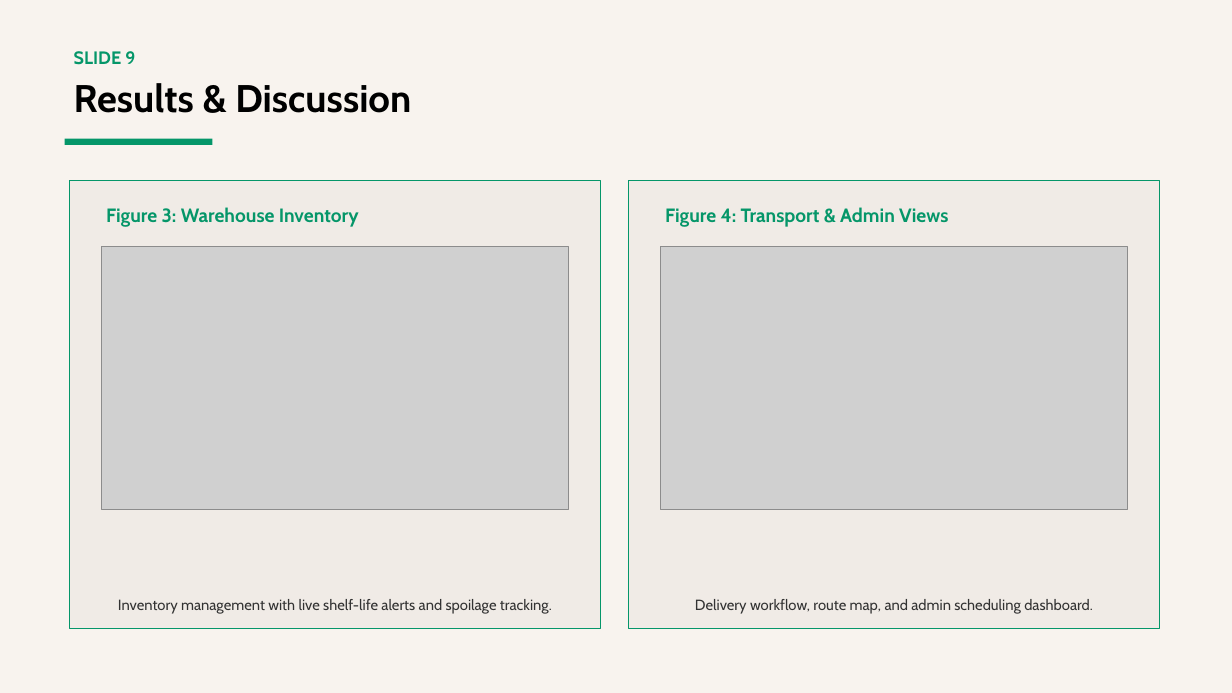
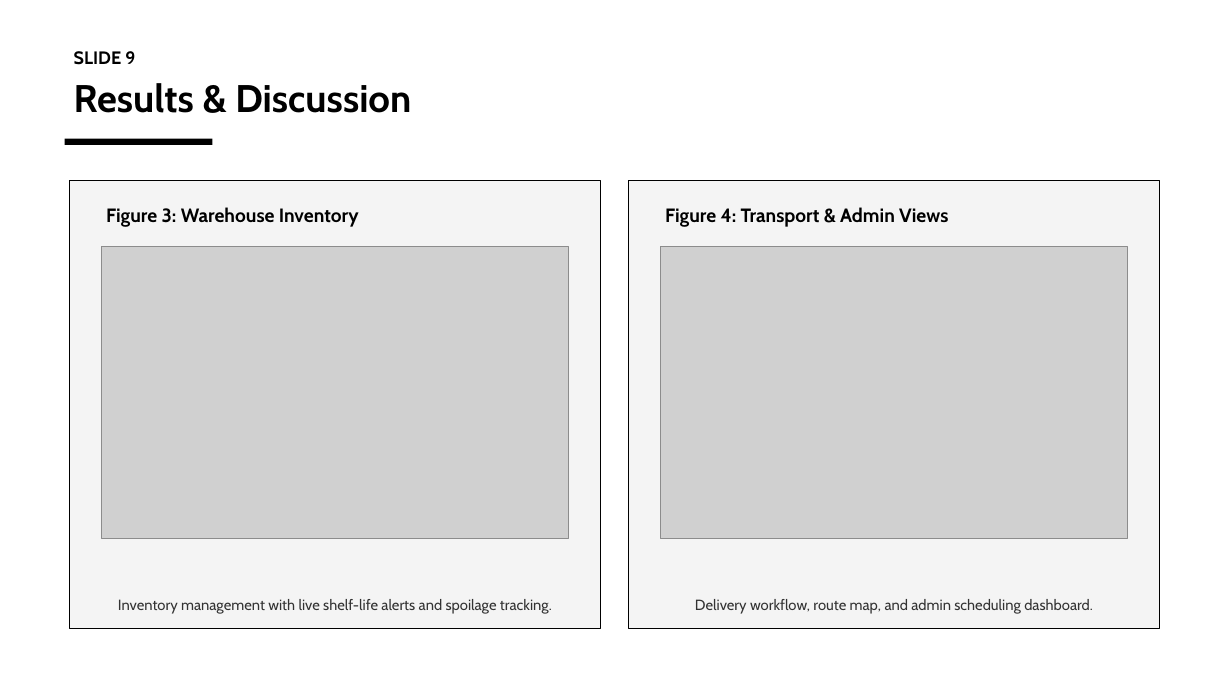
Before and after one commit to charlesfame33-web/IDS, a slide deck: slide 9 of AgriFlow_AI_Defence_Slides.pptx. Drawn at 1232x693 pixels with LibreOffice and Linux fonts; fonts in the diff are those of the drawing; grey boxes stand for pictures. Boxes give left, top, right and bottom in pixels: in the first picture for what was removed or moved away, otherwise in the second. Text is boxed around its words. In the diff, an @@ line names an element or a change of style, - is before the commit and + after.

Commit message:
Revert "feat: agriflow screenshots, plain + illustrated report and slides (warm cream/green theme)"
This reverts commit b0fa636db4dd0aa6fc2c715cab9d3381859b68fb.

```diff
--- a/AgriFlow_AI_Defence_Slides.pptx
+++ b/AgriFlow_AI_Defence_Slides.pptx
@@ background #F8F3EE to #FFFFFF @@
@@ rectangle at (65, 139, 213, 145): fill #059669 to #000000 @@
@@ rectangle at (69, 180, 601, 628): fill #F0EBE6 to #F4F4F4; outline #059669 1 pt to #000000 1 pt @@
@@ rectangle at (628, 180, 1160, 628): fill #F0EBE6 to #F4F4F4; outline #059669 1 pt to #000000 1 pt @@
@@ text colour #059669 to #000000 in 3 elements at (74, 51, 135, 65), (106, 207, 359, 227), (665, 207, 948, 227) @@
@@ picture: place and size @@
-picture at (102, 247, 568, 509)
+picture at (102, 247, 568, 539)
@@ picture: place and size @@
-picture at (661, 247, 1128, 509)
+picture at (661, 247, 1128, 539)
```
Also in this commit, not shown: 11 other slides changed, 20 other files.
